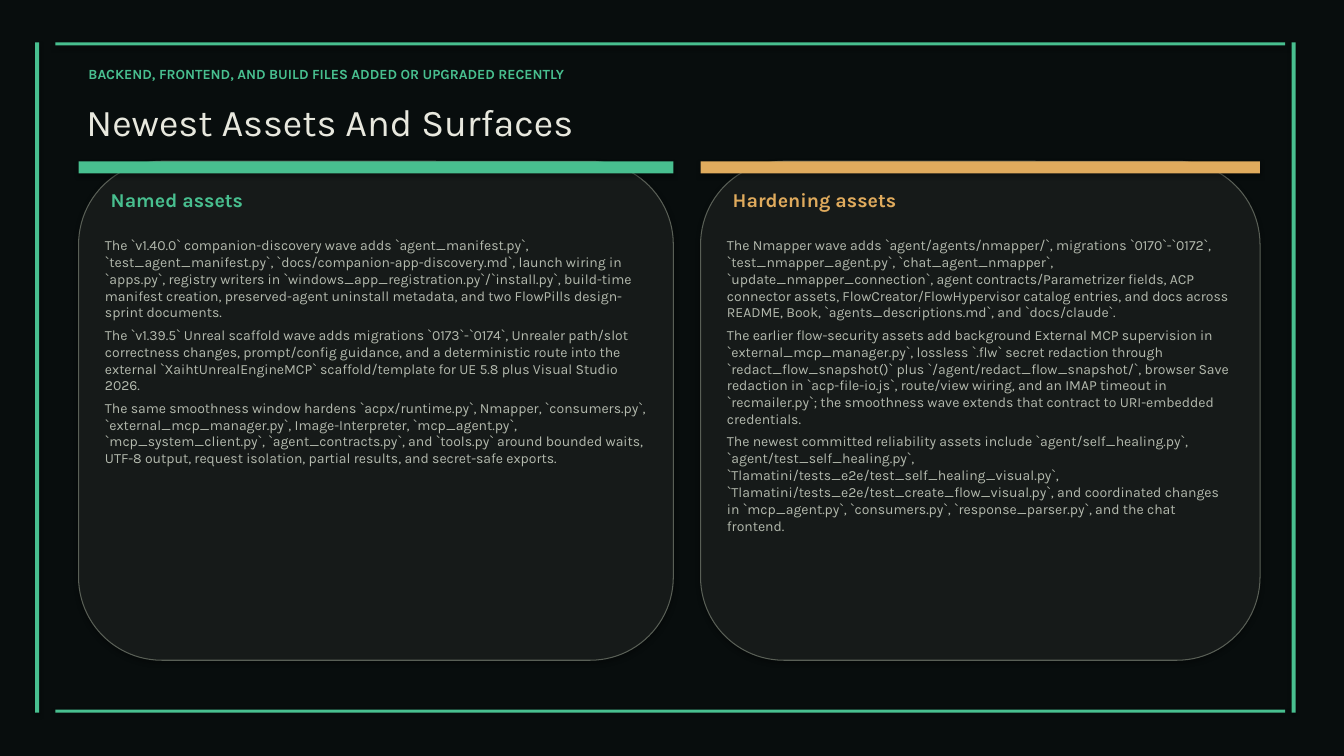
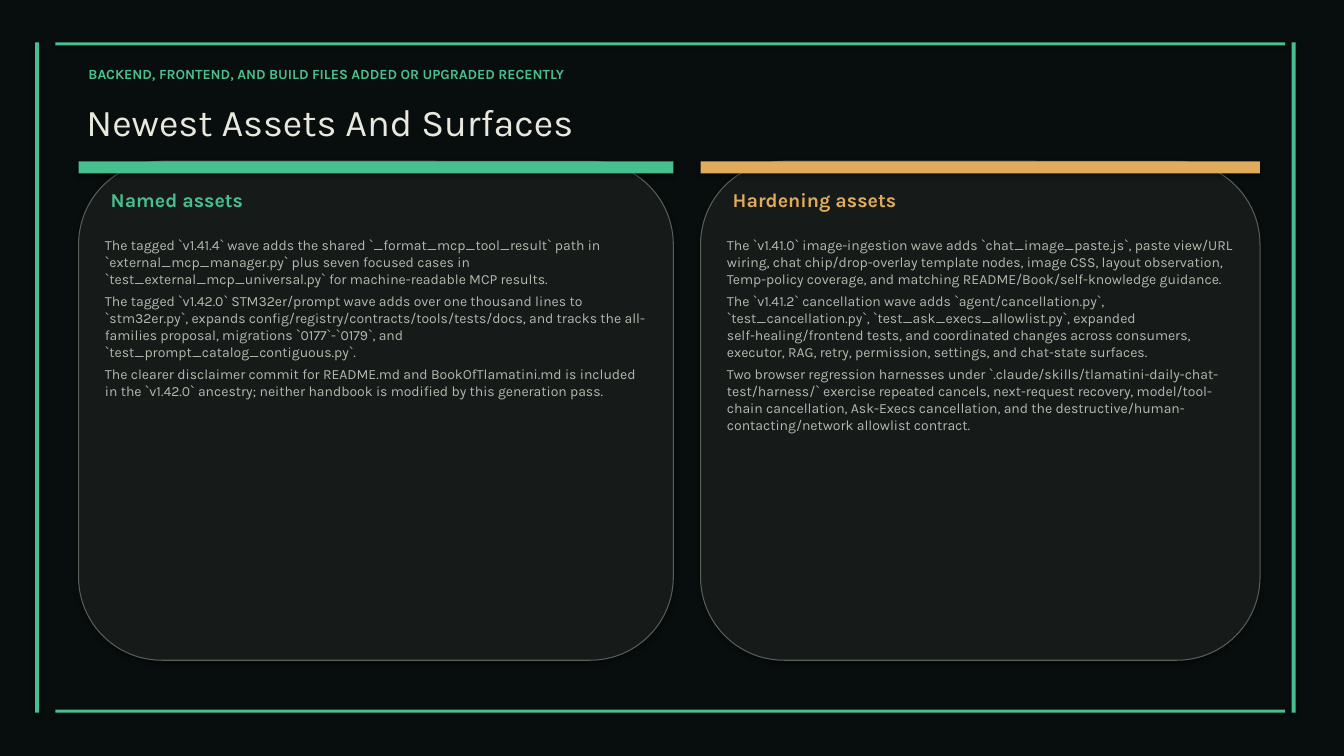
Before and after one commit to XAIHT/web-app, a slide deck: slide 64 of Tlamatini_eXtended_Artificial_Intelligence_Humanly_Tempered.pptx (slide 49 before the commit). Drawn at 1344x756 pixels with LibreOffice and Linux fonts; fonts in the diff are those of the drawing. Boxes give left, top, right and bottom in pixels: in the first picture for what was removed or moved away, otherwise in the second. Text is boxed around its words. In the diff, an @@ line names an element or a change of style, - is before the commit and + after.

Commit message:
Updatiing and bumping to Tlamatini v1.44.0, by Tlamatini's-AutoBot.

```diff
--- a/Tlamatini_eXtended_Artificial_Intelligence_Humanly_Tempered.pptx
+++ b/Tlamatini_eXtended_Artificial_Intelligence_Humanly_Tempered.pptx
@@ text at box(105, 239, 645, 400): text changed @@
-The `v1.40.0` companion-discovery wave adds `agent_manifest.py`, `test_agent_manifest.py`, `docs/companion-app-discovery.md`, launch wiring in `apps.py`, registry writers in `windows_app_registration.py`/`install.py`, build-time manifest creation, preserved-agent uninstall metadata, and two FlowPills design-sprint documents.
-The `v1.39.5` Unreal scaffold wave adds migrations `0173`-`0174`, Unrealer path/slot correctness changes, prompt/config guidance, and a deterministic route into the external `XaihtUnrealEngineMCP` scaffold/template for UE 5.8 plus Visual Studio 2026.
-The same smoothness window hardens `acpx/runtime.py`, Nmapper, `consumers.py`, `external_mcp_manager.py`, Image-Interpreter, `mcp_agent.py`, `mcp_system_client.py`, `agent_contracts.py`, and `tools.py` around bounded waits, UTF-8 output, request isolation, partial results, and secret-safe exports.
+The tagged `v1.41.4` wave adds the shared `_format_mcp_tool_result` path in `external_mcp_manager.py` plus seven focused cases in `test_external_mcp_universal.py` for machine-readable MCP results.
+The tagged `v1.42.0` STM32er/prompt wave adds over one thousand lines to `stm32er.py`, expands config/registry/contracts/tools/tests/docs, and tracks the all-families proposal, migrations `0177`-`0179`, and `test_prompt_catalog_contiguous.py`.
+The clearer disclaimer commit for README.md and BookOfTlamatini.md is included in the `v1.42.0` ancestry; neither handbook is modified by this generation pass.
@@ text at box(727, 239, 1233, 434): text changed @@
-The Nmapper wave adds `agent/agents/nmapper/`, migrations `0170`-`0172`, `test_nmapper_agent.py`, `chat_agent_nmapper`, `update_nmapper_connection`, agent contracts/Parametrizer fields, ACP connector assets, FlowCreator/FlowHypervisor catalog entries, and docs across README, Book, `agents_descriptions.md`, and `docs/claude`.
-The earlier flow-security assets add background External MCP supervision in `external_mcp_manager.py`, lossless `.flw` secret redaction through `redact_flow_snapshot()` plus `/agent/redact_flow_snapshot/`, browser Save redaction in `acp-file-io.js`, route/view wiring, and an IMAP timeout in `recmailer.py`; the smoothness wave extends that contract to URI-embedded credentials.
-The newest committed reliability assets include `agent/self_healing.py`, `agent/test_self_healing.py`, `Tlamatini/tests_e2e/test_self_healing_visual.py`, `Tlamatini/tests_e2e/test_create_flow_visual.py`, and coordinated changes in `mcp_agent.py`, `consumers.py`, `response_parser.py`, and the chat frontend.
+The `v1.41.0` image-ingestion wave adds `chat_image_paste.js`, paste view/URL wiring, chat chip/drop-overlay template nodes, image CSS, layout observation, Temp-policy coverage, and matching README/Book/self-knowledge guidance.
+The `v1.41.2` cancellation wave adds `agent/cancellation.py`, `test_cancellation.py`, `test_ask_execs_allowlist.py`, expanded self-healing/frontend tests, and coordinated changes across consumers, executor, RAG, retry, permission, settings, and chat-state surfaces.
+Two browser regression harnesses under `.claude/skills/tlamatini-daily-chat-test/harness/` exercise repeated cancels, next-request recovery, model/tool-chain cancellation, Ask-Execs cancellation, and the destructive/human-contacting/network allowlist contract.
```
Also in this commit, not shown: 62 other slides changed, 20 slides added, 4 slides removed, 11 other files.
